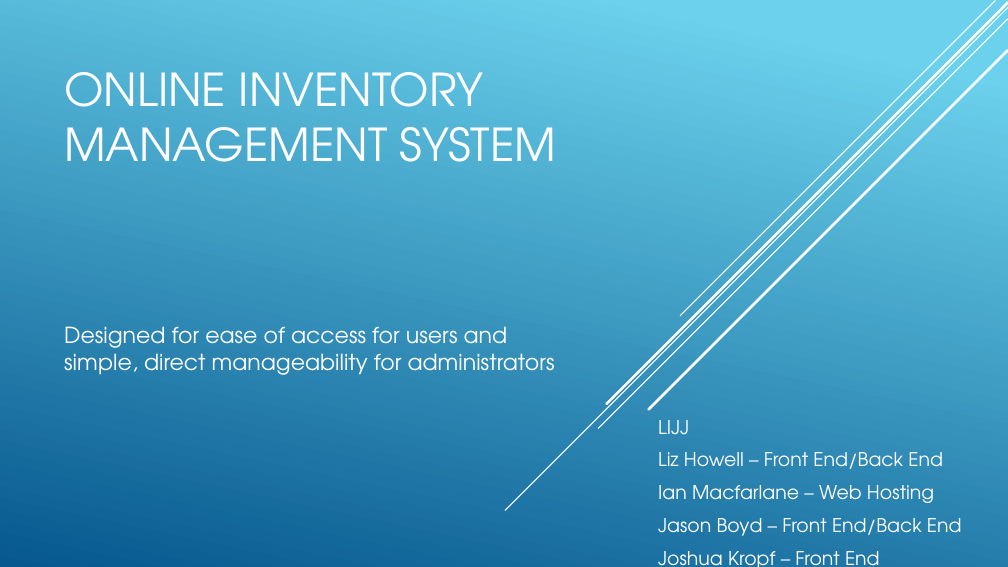
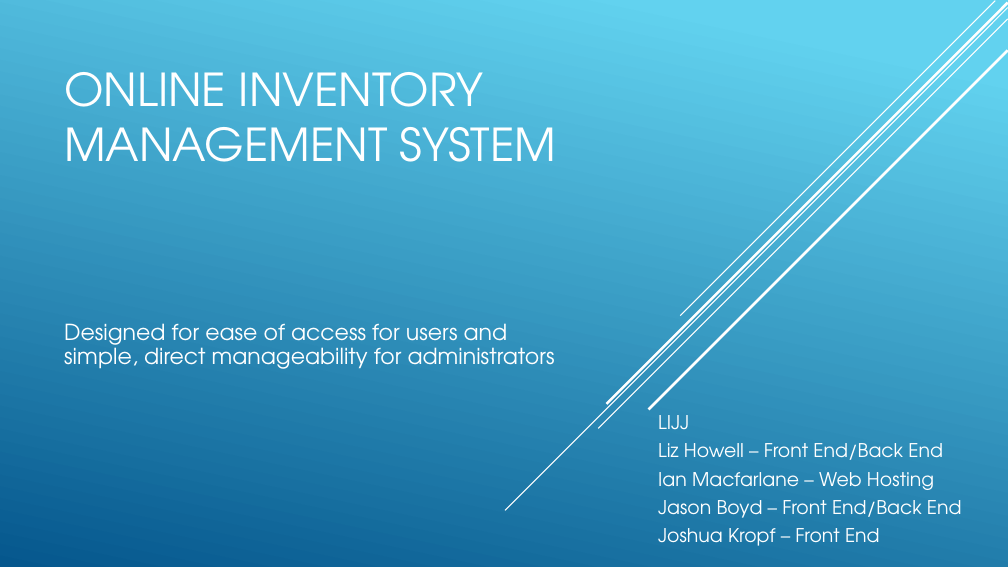
Before and after one commit to itsjaboyd/Tool-Coop, a slide deck: slide 2 of docs/TeamPresentation.pptx. Drawn at 1008x567 pixels with LibreOffice and Linux fonts; fonts in the diff are those of the drawing. Boxes give left, top, right and bottom in pixels: in the first picture for what was removed or moved away, otherwise in the second. Text is boxed around its words. In the diff, an @@ line names an element or a change of style, - is before the commit and + after.

```diff
--- a/docs/TeamPresentation.pptx
+++ b/docs/TeamPresentation.pptx
@@ background gradient #6ED2EB to #06588E to gradient #62D2EF to #05578D @@
@@ subtitle "Designed for ease of access ..." at (64,323,555,369): line spacing 1 to 0.9; less space between paragraphs @@
@@ text "LIJJ" at (658,415,962,546): line spacing 1 to 0.8; less space between paragraphs @@
```
Also in this commit, not shown: 12 other slides changed, 3 slides added, 3 slides removed, 2 other files.
